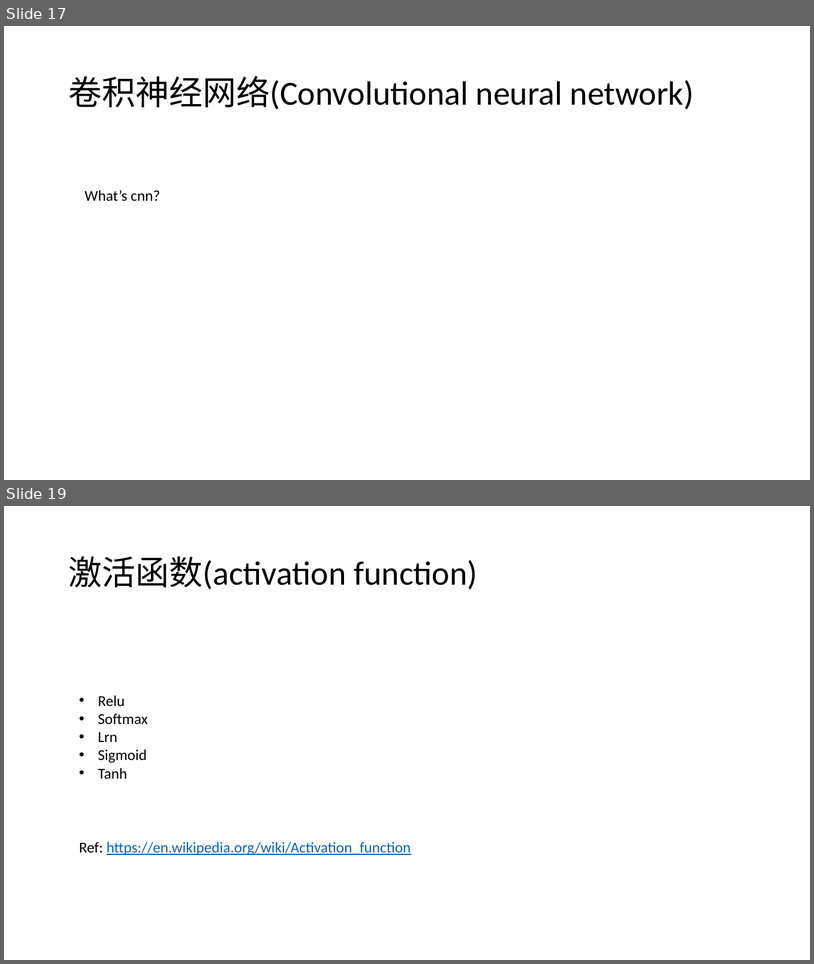
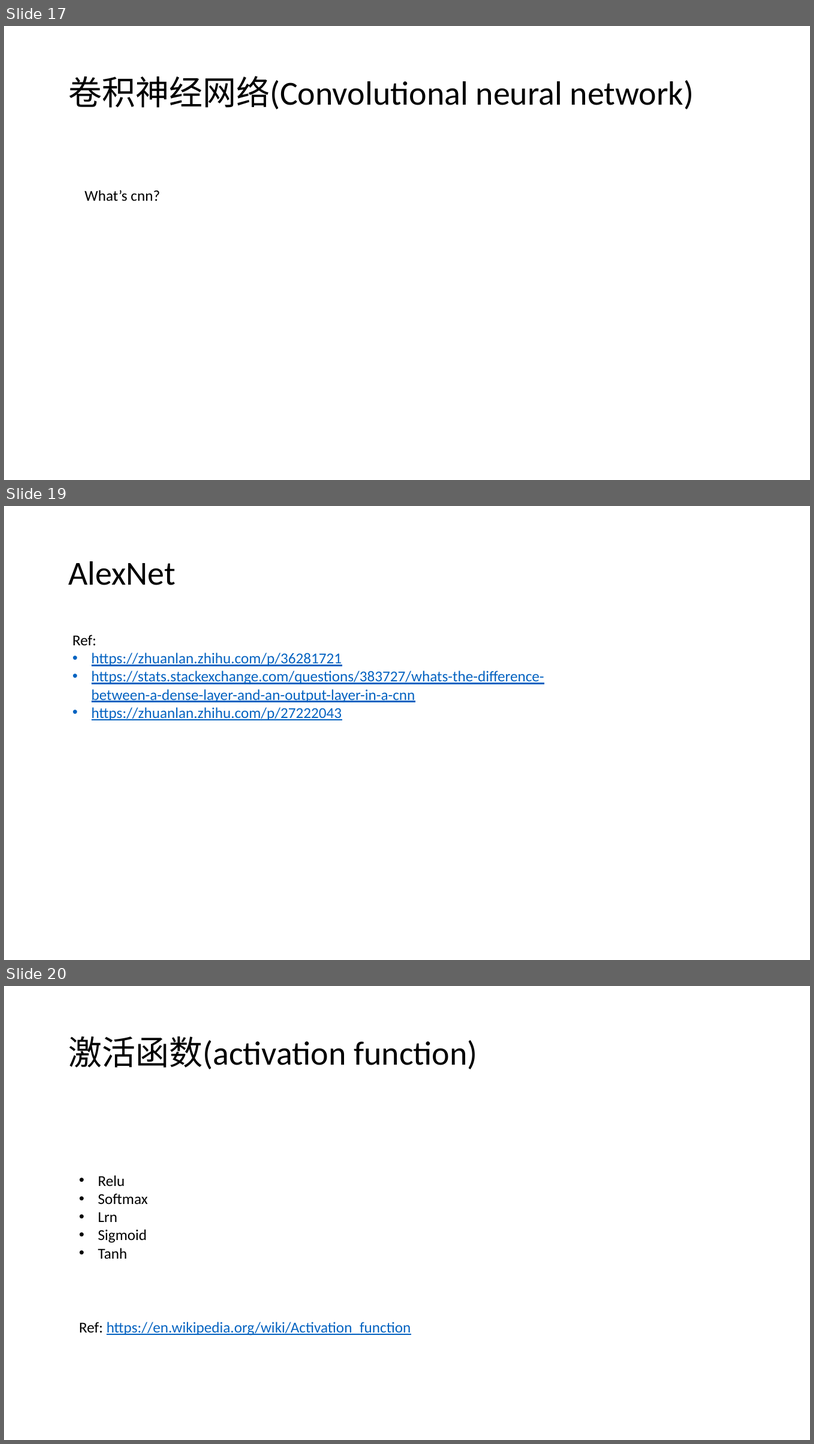
Before and after one commit to EnhaoSun/MyNotes, a slide deck: Artificial Intelligence.pptx. Shown one above the other, each under a label of ours: slides 17 and 19 before the commit, slides 17, 19 and 20 after it; the slides between them are not shown. The pictures are 814x964 and 814x1444 pixels, drawn with LibreOffice and Linux fonts; fonts in the diff are those of the drawing. Boxes give left, top, right and bottom in pixels: in the first picture for what was removed or moved away, otherwise in the second. Text is boxed around its words. In the diff, an @@ line names an element or a change of style, - is before the commit and + after.

```diff
--- a/Artificial Intelligence.pptx
+++ b/Artificial Intelligence.pptx
@@ slide 19 added at (4,506,810,960), background #FFFFFF @@
@@ title added at (69,561,176,585), 40 pt, text #000000 @@
+AlexNet
@@ text added at (72,634,545,720), 18 pt, text #0563C1, underline @@
+Ref:
+• https://zhuanlan.zhihu.com/p/36281721
+• https://stats.stackexchange.com/questions/383727/whats-the-difference-between-a-dense-layer-and-an-output-layer-in-a-cnn
+• https://zhuanlan.zhihu.com/p/27222043
@@ what was slide 19 is now slide 20 @@
```
Also in this commit, not shown: 1 slide changed.
